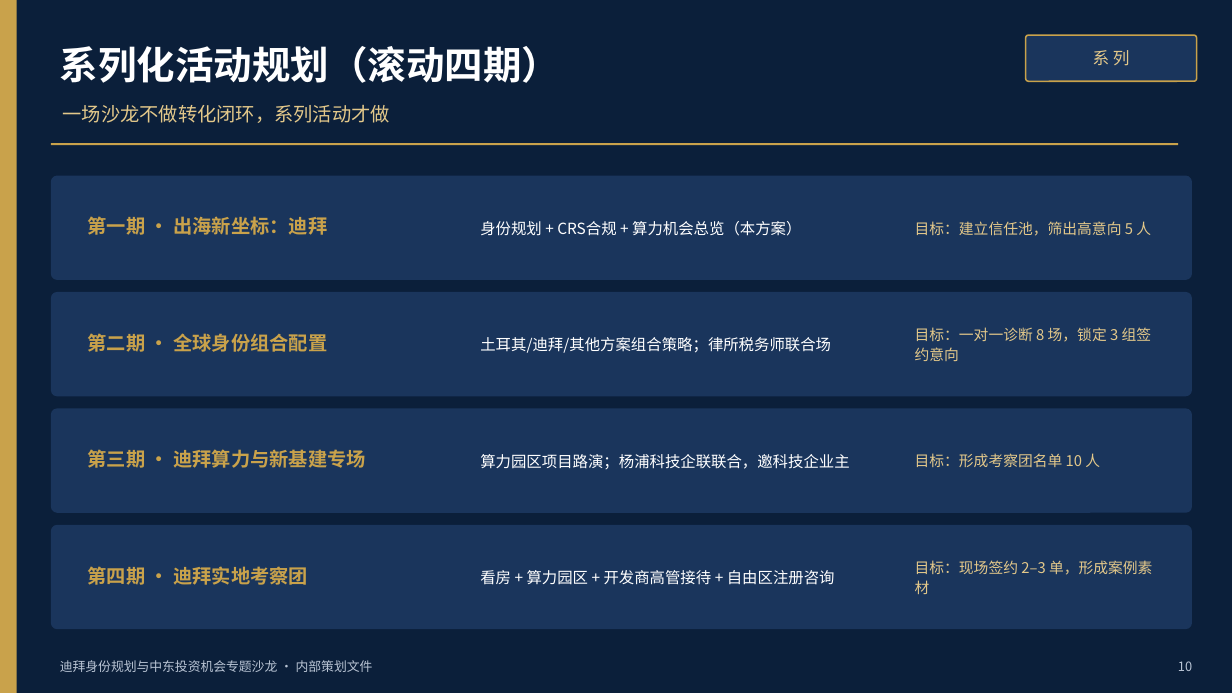
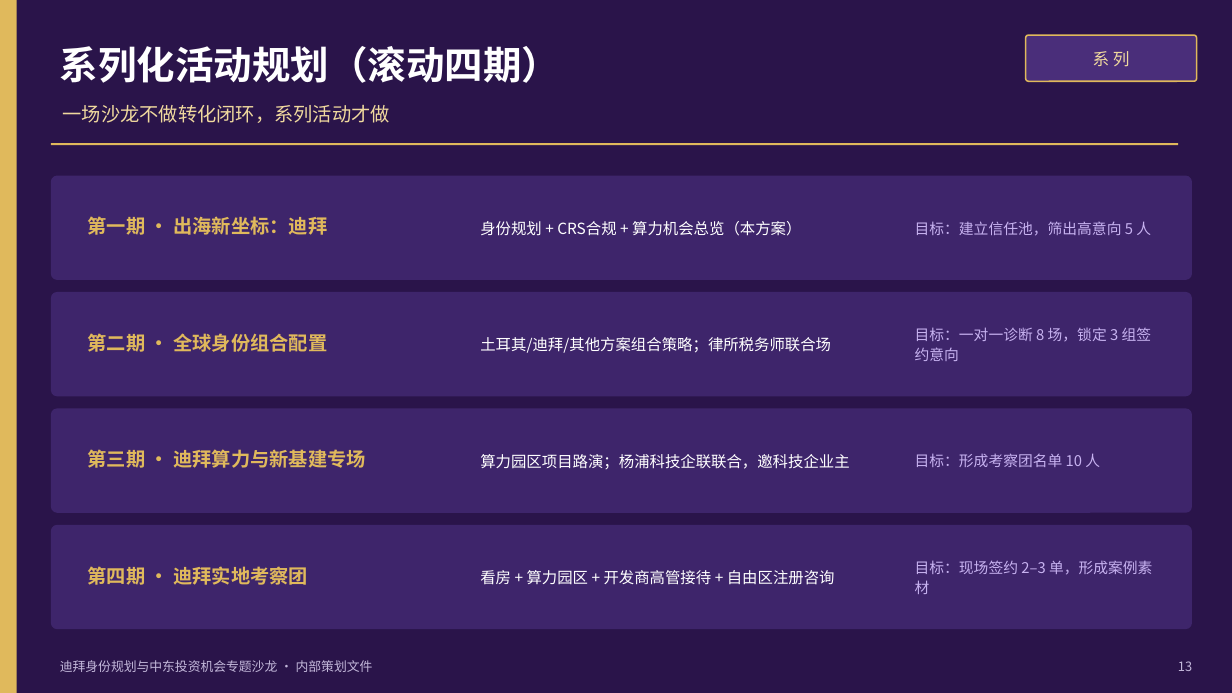
Before and after one commit to hujigang2010-maker/AIDEN, a slide deck: slide 13 of deliverables/迪拜专题沙龙-内容框架与议程.pptx (slide 10 before the commit). Drawn at 1232x693 pixels with LibreOffice and Linux fonts; fonts in the diff are those of the drawing. Boxes give left, top, right and bottom in pixels: in the first picture for what was removed or moved away, otherwise in the second. Text is boxed around its words. In the diff, an @@ line names an element or a change of style, - is before the commit and + after.

```diff
--- a/deliverables/迪拜专题沙龙-内容框架与议程.pptx
+++ b/deliverables/迪拜专题沙龙-内容框架与议程.pptx
@@ background #0B1F3A to #2A144A @@
@@ rectangle at bbox=[0, 0, 17, 693]: fill #C9A24B to #E0B95C @@
@@ text "系 列" at bbox=[1093, 51, 1130, 67]: text colour #E3C88A to #F0D99E @@
@@ rounded rectangle at bbox=[1026, 35, 1197, 81]: fill #1A355C to #4A2E7A; outline #C9A24B 1.2 pt to #E0B95C 1.2 pt @@
@@ text "一场沙龙不做转化闭环，系列活动才做" at bbox=[63, 105, 390, 123]: text colour #E3C88A to #F0D99E @@
@@ rectangle at bbox=[51, 143, 1178, 145]: fill #C9A24B to #E0B95C @@
@@ fill #1A355C to #3E256B in 4 elements at bbox=[51, 176, 1192, 280], bbox=[51, 292, 1192, 396], bbox=[51, 409, 1192, 513], bbox=[51, 525, 1192, 629] @@
@@ text colour #C9A24B to #E0B95C in 4 elements at bbox=[88, 216, 327, 235], bbox=[88, 333, 327, 352], bbox=[88, 449, 365, 468], bbox=[88, 566, 308, 585] @@
@@ text colour #E3C88A to #C7B2F0 in 4 elements at bbox=[915, 221, 1151, 236], bbox=[915, 327, 1152, 361], bbox=[915, 453, 1100, 467], bbox=[915, 560, 1152, 594] @@
@@ text "迪拜身份规划与中东投资机会专题沙龙 · 内部策划文件" at bbox=[60, 660, 373, 672]: text colour #B9C4D4 to #C3B8DA @@
@@ text at bbox=[1178, 661, 1192, 671]: text changed; text colour #B9C4D4 to #C3B8DA @@
-10
+13
```
Also in this commit, not shown: 12 other slides changed, 4 slides added, 1 slide removed, 4 other files.
